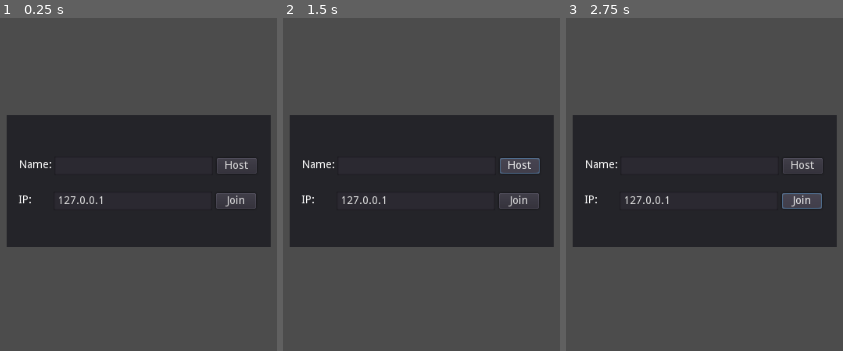
Above: before the commit, frames 1-3 (left to right).
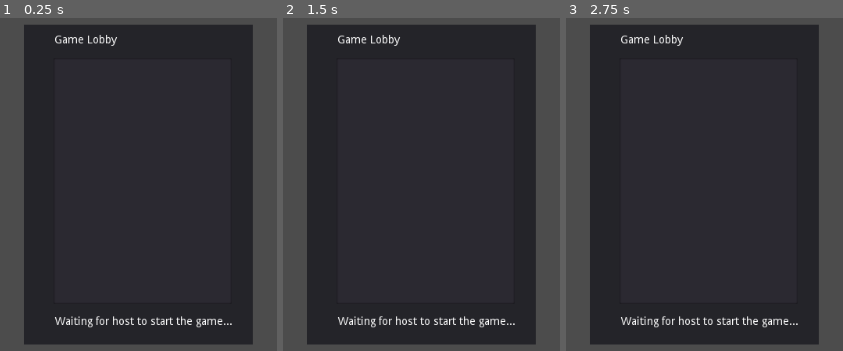
Above: after the commit, the same moments.

Repository: VGDC-UCI/Shooty-Game
Game: Godot game, scene res://Scenes/ServerMenu.tscn
Same seed, same stepped clock (60 frames per second), same inputs: the game is played once before the commit and once after it. The engine's default icon, where the game draws it, is replaced by a stand-in: a white triangle on a blue panel in a dark square.
Inputs (mouse positions are in pixels of both pictures, inside the frame that each line leads up to):
- Up to frame 1 (0.25 s): no input
- Up to frame 2 (1.5 s): tap Enter at 0.5 s; move the mouse to (outside the picture) at 0.52 s; hold D (move_right) 0.53-1.25 s; tap V (dash) at 0.6 s; tap Space (jump_pressed) at 0.77 s; click (518, 164) at 1.25 s, where only the run before the commit has a clickable "Host"
- Up to frame 3 (2.75 s): click (801, 201) at 2 s, where only the run before the commit has a clickable "Join"

The runs differ from the first frame. In frame 1, 52% of the frame differs, in the area x 2-98%, y 2-98%; in frame 2, 52%; in frame 3, 52%.

Commit message:
Finished style formatting & added waiting for host text for non-host players in the pregame screen

Diff:
--- a/Scenes/ServerMenu.tscn
+++ b/Scenes/ServerMenu.tscn
@@ -11,7 +11,6 @@
 }
 
 [node name="PregameScreen" type="Panel" parent="."]
-visible = false
 margin_left = 379.67
 margin_top = 105.663
 margin_right = 672.67
@@ -31,16 +30,25 @@
 margin_top = 13.0
 margin_right = 145.0
 margin_bottom = 37.0
-text = "Awaiting Players..."
+text = "Game Lobby"
 
 [node name="StartButton" type="Button" parent="PregameScreen"]
+visible = false
 margin_left = 105.0
 margin_top = 372.0
 margin_right = 191.0
 margin_bottom = 395.0
 text = "START!"
 
+[node name="WaitingText" type="Label" parent="PregameScreen"]
+margin_left = 40.3673
+margin_top = 373.612
+margin_right = 275.367
+margin_bottom = 392.612
+text = "Waiting for host to start the game..."
+
 [node name="LoginScreen" type="Panel" parent="."]
+visible = false
 margin_left = 358.0
 margin_top = 222.0
 margin_right = 696.0
@@ -113,6 +121,6 @@
 margin_top = 289.595
 margin_right = 570.148
 margin_bottom = 347.595
-[connection signal="pressed" from="PregameScreen/StartButton" to="." method="_on_StartGame_pressed"]
-[connection signal="pressed" from="LoginScreen/HostButton" to="." method="_on_HostButton_pressed"]
-[connection signal="pressed" from="LoginScreen/JoinButton" to="." method="_on_JoinButton_pressed"]
+[connection signal="pressed" from="PregameScreen/StartButton" to="." method="_on_start_button_pressed"]
+[connection signal="pressed" from="LoginScreen/HostButton" to="." method="_on_host_button_pressed"]
+[connection signal="pressed" from="LoginScreen/JoinButton" to="." method="_on_join_button_pressed"]
--- a/Scripts/server_menu.gd
+++ b/Scripts/server_menu.gd
@@ -9,7 +9,7 @@
 	"""
 
 	# Connects the given signals to the given functions.
-	gamestate.connect( "connection_succeeded", self, "_on_connection_succeeded" )
+	gamestate.connect( "connection_succeeded", self, "_display_pregame_screen" )
 	gamestate.connect( "connection_failed", self, "_on_connection_failed" )
 
 	gamestate.connect( "game_error", self, "_on_game_error" )
@@ -32,7 +32,7 @@
 
 	var player_name: String = get_node( "LoginScreen/NameTextbox" ).text
 
-	if len( player_name ) == 0:
+	if player_name == null or len( player_name ) == 0:
 		get_node( "LoginScreen/ErrorText" ).text = "Please enter a name!"
 		return
 
@@ -44,6 +44,9 @@
 
 	get_node( "LoginScreen/ErrorText" ).text = "Connecting to host..."
 
+	get_node( "LoginScreen/JoinButton" ).disabled = true
+	get_node( "LoginScreen/HostButton" ).disabled = true
+
 	gamestate.join_game( ip, player_name )
 
 
@@ -53,16 +56,15 @@
 	for the game.
 	"""
 
-	var player_name: String = get_node( "Login/NameTextbox" ).text
+	var player_name: String = get_node( "LoginScreen/NameTextbox" ).text
 
-	if len( player_name ) == 0:
-		get_node( "Login/ErrorText" ).text = "Please enter a name."
+	if player_name == null or len( player_name ) == 0:
+		get_node( "LoginScreen/ErrorText" ).text = "Please enter a name."
 		return
 
-	get_node( "Login/ErrorText" ).text = "Setting up server..."
+	gamestate.host_game( player_name )
 
-	gamestate.host_game( player_name )
-	refresh_player_list()
+	_display_pregame_screen()
 
 
 func _on_start_button_pressed() -> void:
@@ -73,23 +75,48 @@
 	gamestate.begin_game()
 
 
-func _on_connection_succeeded() -> void:
+func _display_login_screen() -> void:
 	"""
-	Called from the connection_succeeded signal. Shows the pregame screen
-	to the user.
+	Displays the LoginScreen to the user. Re-activates all disabled buttons.
 	"""
 
+	get_node( "PregameScreen" ).hide()
+	get_node( "LoginScreen" ).show()
+
+	get_node( "LoginScreen/HostButton" ).disabled = false
+	get_node( "LoginScreen/JoinButton" ).disabled = false
+
+
+func _display_pregame_screen() -> void:
+	"""
+	Called from the connection_succeeded signal. Displays the
+	PregameScreen to the user.
+	"""
+
+	get_node( "LoginScreen/HostButton" ).disabled = true
+	get_node( "LoginScreen/JoinButton" ).disabled = true
+	get_node( "LoginScreen/ErrorText" ).text = ""
 	get_node( "LoginScreen" ).hide()
+
 	get_node( "PregameScreen" ).show()
+	get_node( "PregameScreen/PlayerList" ).add_item( gamestate.get_player_name() + " (You)" )
+
+	# Condition is true if the user is hosting the server.
+	if get_tree().is_network_server():
+		get_node( "PregameScreen/StartButton" ).show()
+		get_node( "PregameScreen/WaitingText" ).hide()
+	else:
+		get_node( "PregameScreen/StartButton" ).hide()
+		get_node( "PregameScreen/WaitingText" ).show()
 
 
 func _on_connection_failed() -> void:
 	"""
-	Called from the connection_failed signal. Notifies the user that
-	the connection failed.
+	Called from the connection_failed signal if the user failed to connect
+	to the host. Notifies the user that the connection failed.
 	"""
 
-	get_node( "Login/ErrorText" ).text = "Failed to connect to host."
+	get_node( "LoginScreen/ErrorText" ).text = "Failed to connect to the host."
 
 
 func _on_game_error( error_text: String ) -> void:
@@ -97,6 +124,8 @@
 	Called from the game_ended signal. Shows an error popup to the user
 	with the error.
 	"""
+
+	_display_login_screen()
 
 	get_node( "ErrorDialog" ).dialog_text = error_text
 	get_node( "ErrorDialog" ).show()
@@ -108,8 +137,7 @@
 	the LoginScreen Node.
 	"""
 
-	get_node( "PregameScreen" ).hide()
-	get_node( "Login" ).show()
+	_display_login_screen()
 
 
 func refresh_player_list() -> void:
@@ -125,7 +153,6 @@
 
 	get_node( "PregameScreen/PlayerList" ).add_item( gamestate.get_player_name() + " (You)" )
 
+	# Every player name besides the player name for this user is in this list.
 	for player_name in player_list:
 		get_node( "PregameScreen/PlayerList" ).add_item( player_name )
-
-	get_node( "PregameScreen/StartGame" ).disabled = not get_tree().is_network_server()
